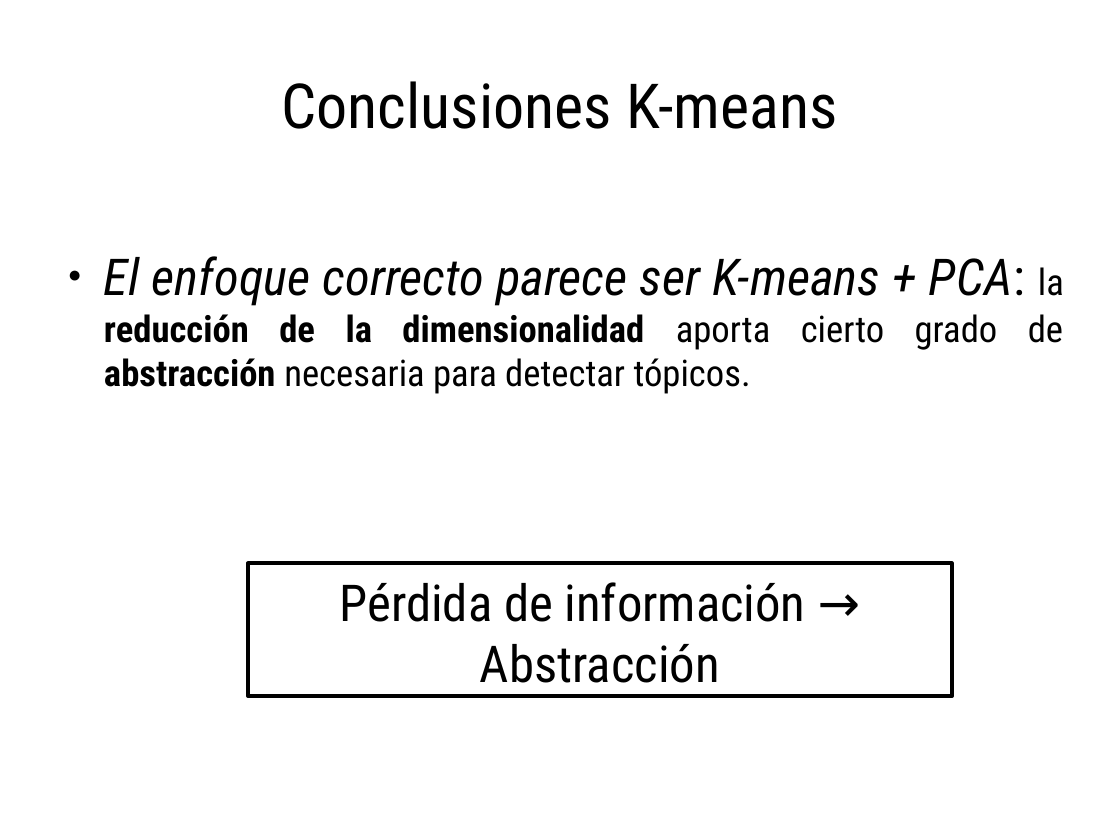
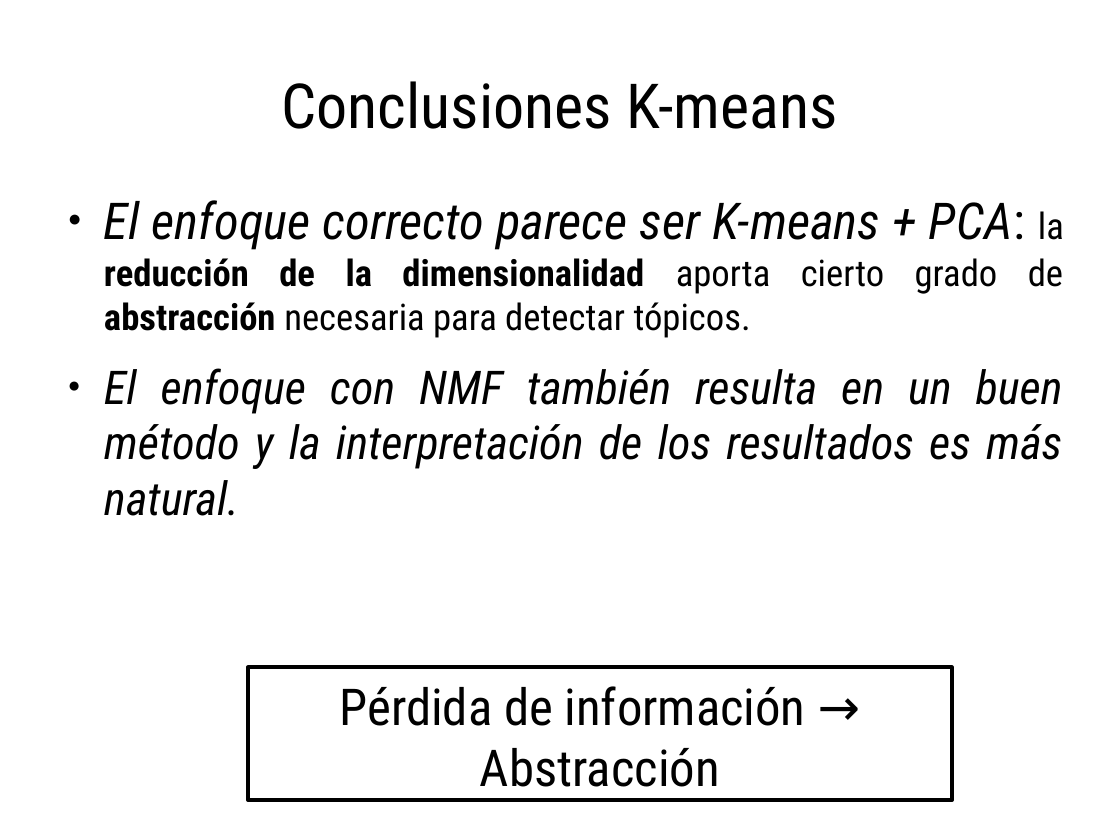
Before and after one commit to spinto88/Analisis_notas, a slide deck: slide 26 of Presentacion_analisis.odp (slide 24 before the commit). Drawn at 1120x840 pixels with LibreOffice and Linux fonts; fonts in the diff are those of the drawing. Boxes give left, top, right and bottom in pixels: in the first picture for what was removed or moved away, otherwise in the second. Text is boxed around its words. In the diff, an @@ line names an element or a change of style, - is before the commit and + after.

```diff
--- a/Presentacion_analisis.odp
+++ b/Presentacion_analisis.odp
@@ text "El enfoque correcto parece ser ...": place and size @@
-text "El enfoque correcto parece ser ..." at box(104, 256, 1064, 394)
+text "El enfoque correcto parece ser ..." at box(104, 200, 1064, 516)
@@ text at box(104, 368, 1063, 516): paragraph added @@
+● El enfoque con NMF también resulta en un buen método y la interpretación de los resultados es más natural.
@@ rectangle "Pérdida de información → Abstracción": place and size @@
-rectangle "Pérdida de información → Abstracción" at box(248, 564, 952, 697)
+rectangle "Pérdida de información → Abstracción" at box(248, 668, 952, 801)
```
Also in this commit, not shown: 1 other slide changed, 4 slides added, 2 other files.
